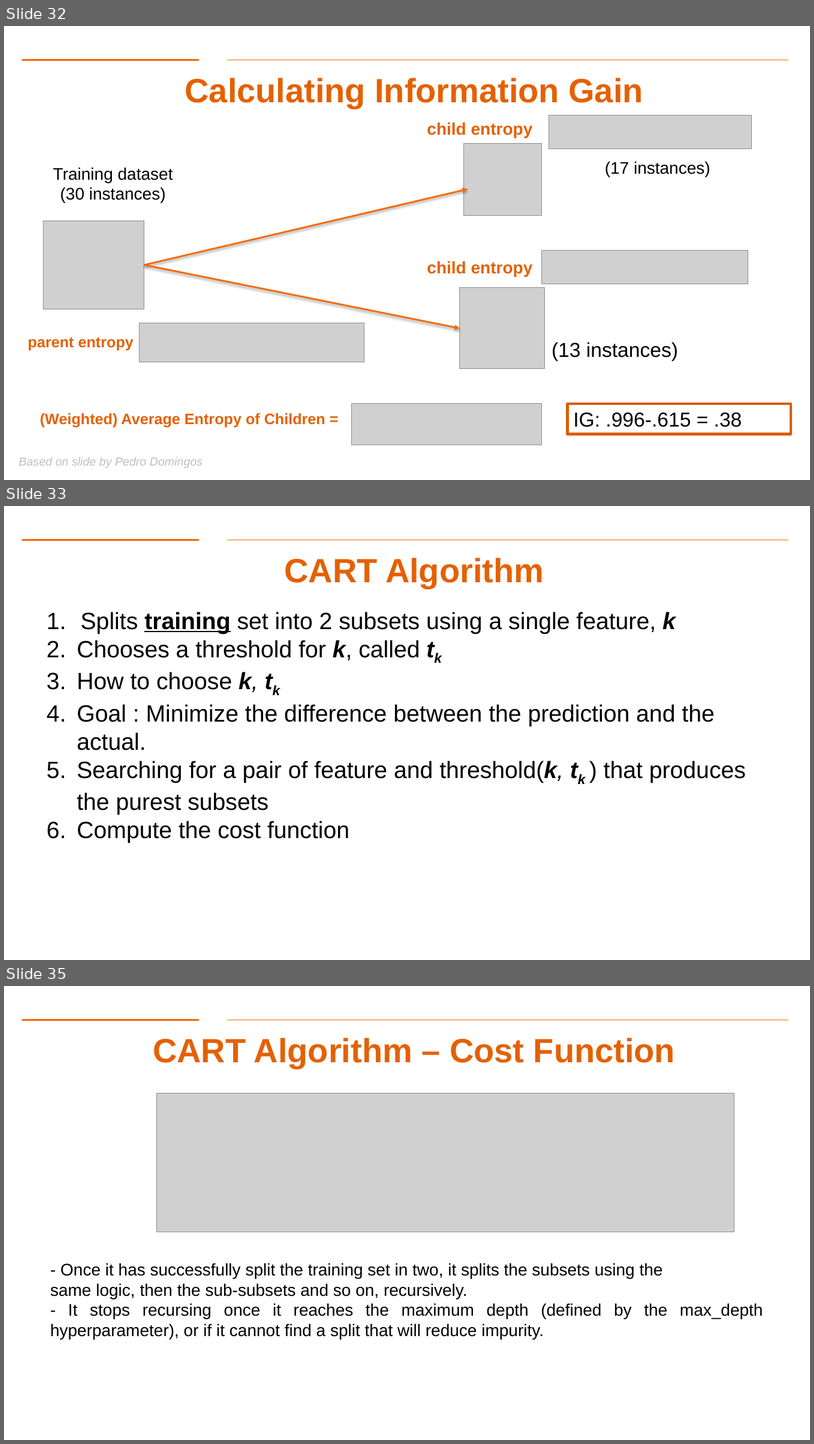
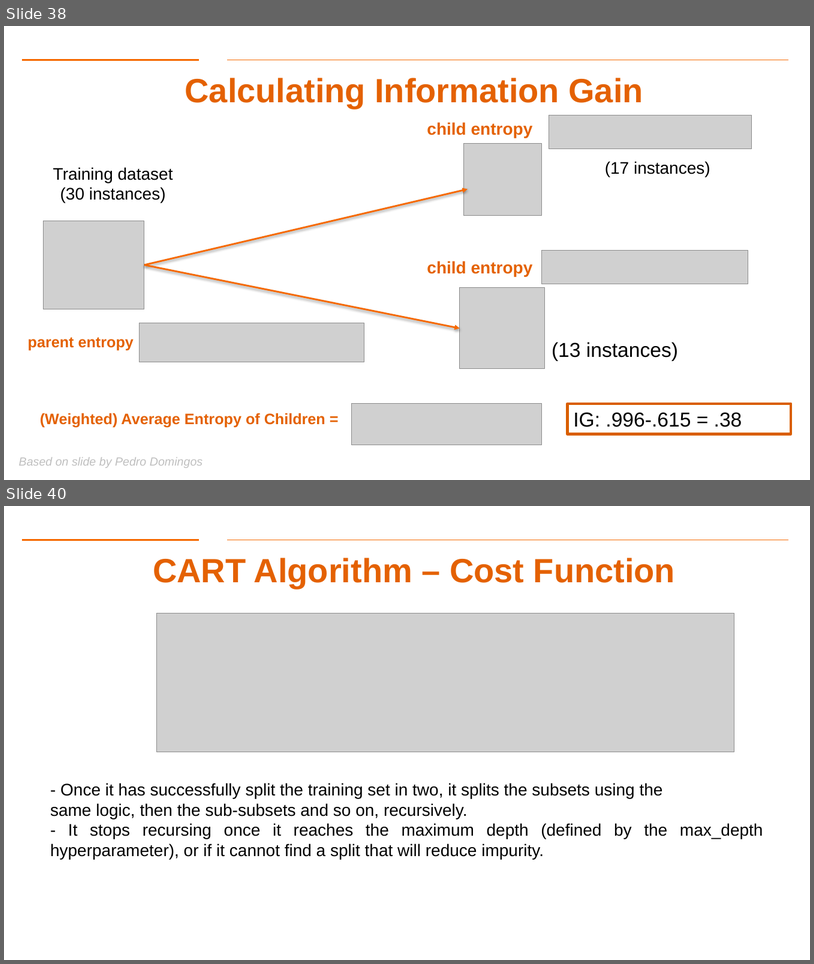
Before and after one commit to aiforsec/RIT-DSCI-633-FDS, a slide deck: Syllabus/Lecture06/Lec06.pptx. Shown one above the other, each under a label of ours: slides 32, 33 and 35 before the commit, slides 38 and 40 after it; the slides between them are not shown. The pictures are 814x1444 and 814x964 pixels, drawn with LibreOffice and Linux fonts; fonts in the diff are those of the drawing; grey boxes stand for pictures; background and template pictures are left out. Boxes give left, top, right and bottom in pixels: in the first picture for what was removed or moved away, otherwise in the second. Text is boxed around its words. In the diff, an @@ line names an element or a change of style, - is before the commit and + after.

```diff
--- a/Syllabus/Lecture06/Lec06.pptx
+++ b/Syllabus/Lecture06/Lec06.pptx
@@ slide 33 removed at box(4, 506, 810, 960), background #FFFFFF; not listed: 2 template elements that a slide beside it also shows @@
@@ title removed at box(284, 558, 544, 588) @@
-CART Algorithm
@@ text removed at box(77, 612, 746, 843) @@
-1. Splits training set into 2 subsets using a single feature, k
-2. Chooses a threshold for k, called tk
-3. How to choose k, tk
-4. Goal : Minimize the difference between the prediction and the actual.
-5. Searching for a pair of feature and threshold(k, tk ) that produces the purest subsets
-6. Compute the cost function
@@ what was slide 32 is now slide 38 @@
@@ what was slide 35 is now slide 40 @@
```
Also in this commit, not shown: 9 slides changed, 7 slides added, 1 other slide removed, 1 other file.
